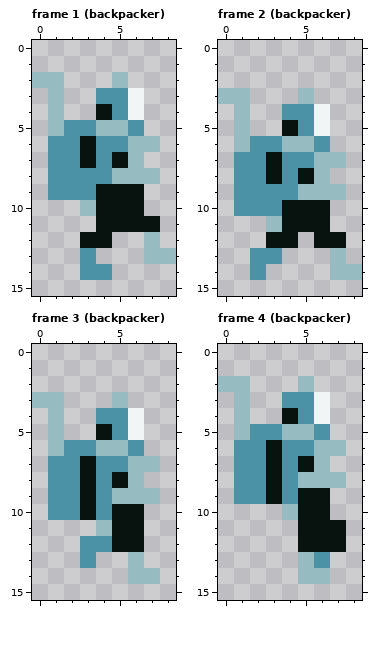
A pixel-art file gets an edit: assets/images/backpacker.aseprite. Above is the file before it was changed.
9x16 pixels, 10 frames. Shown: frame 1 (backpacker), frame 2 (backpacker), frame 3 (backpacker), frame 4 (backpacker). The commit also changed other frames, which this record leaves out.
After:
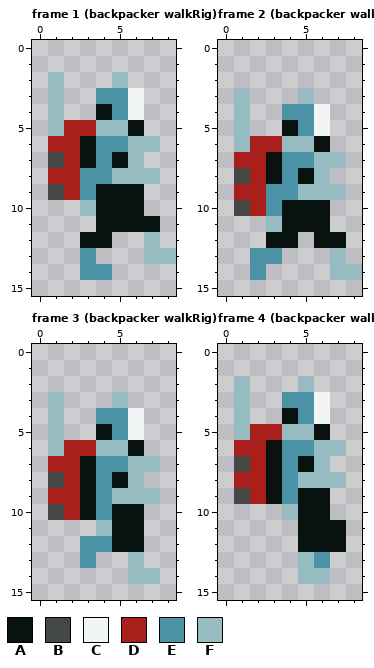
Palette (. is transparent): A #08120f  B #434746  C #f2f5f5  D #a81f1c  E #4b92a6  F #96bbc0
Author's note on the commit: [entity] add backpacker walk down animation
Change:
Frame 1 (backpacker walkRig):
Colour E becomes colour A in row 5 at x 6.
Colour E becomes colour B in row 7 at x 1; in row 9 at x 1.
Colour E becomes colour D in row 5 at x 2 to 3; in row 6 at x 1 to 2; in row 7 at x 2; in row 8 at x 1 to 2; in row 9 at x 2.
The author cleared colour F in row 2 at x 0.
Frame 2 (backpacker walkRig):
Colour E becomes colour A in row 6 at x 6.
Colour E becomes colour B in row 8 at x 1; in row 10 at x 1.
Colour E becomes colour D in row 6 at x 2 to 3; in row 7 at x 1 to 2; in row 8 at x 2; in row 9 at x 1 to 2; in row 10 at x 2.
The author cleared colour F in row 3 at x 0.
Frame 3 (backpacker walkRig): the same change as frame 2 (backpacker walkRig)
Frame 4 (backpacker walkRig): the same change as frame 1 (backpacker walkRig)
Boxes around the changes in both pictures, in picture pixels (x1, y1, x2, y2):
changed: (32, 72, 144, 200)
changed: (218, 88, 330, 216)
changed: (32, 392, 144, 520)
changed: (218, 376, 330, 504)
